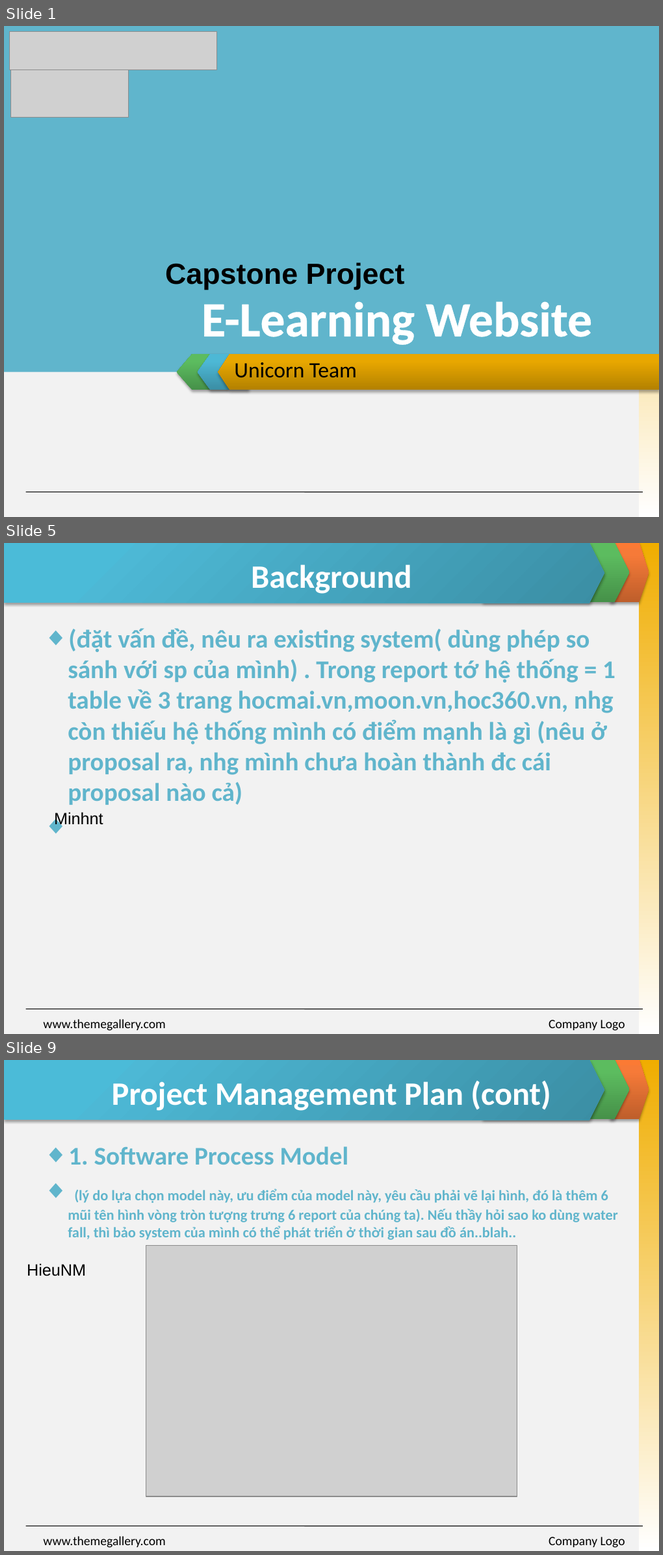
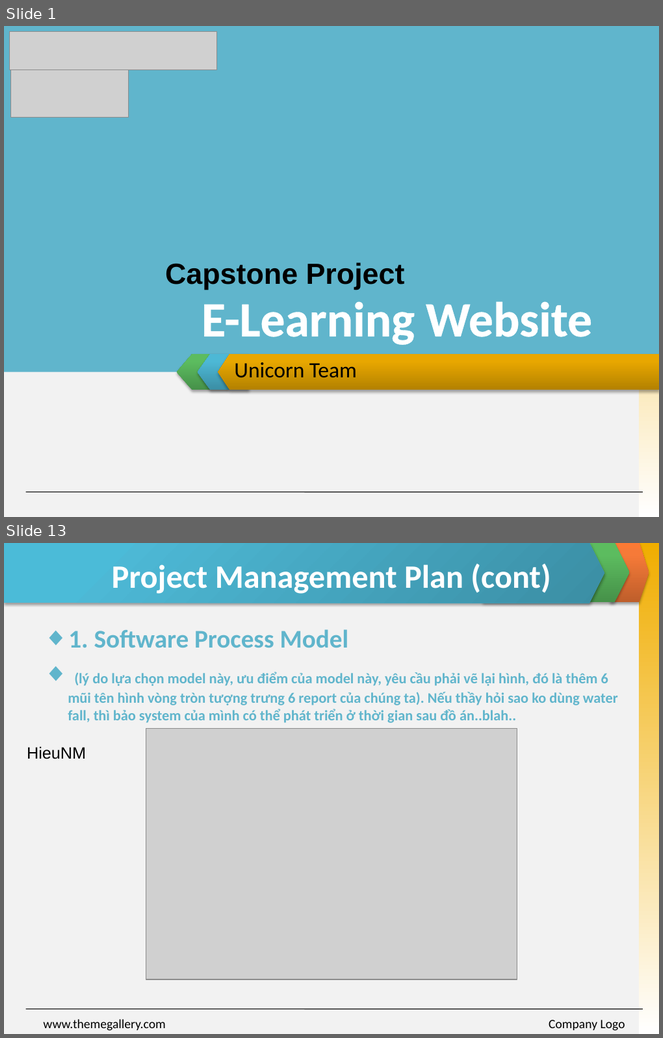
Before and after one commit to skyview059/e-learning-website, a slide deck: Document/Final report/Slide Present E-Learning.pptx. Shown one above the other, each under a label of ours: slides 1, 5 and 9 before the commit, slides 1 and 13 after it; the slides between them are not shown. The pictures are 663x1555 and 663x1038 pixels, drawn with LibreOffice and Linux fonts; fonts in the diff are those of the drawing; grey boxes stand for pictures. Boxes give left, top, right and bottom in pixels: in the first picture for what was removed or moved away, otherwise in the second. Text is boxed around its words. In the diff, an @@ line names an element or a change of style, - is before the commit and + after.

```diff
--- a/Document/Final report/Slide Present E-Learning.pptx
+++ b/Document/Final report/Slide Present E-Learning.pptx
@@ slide 5 removed at (4, 543, 659, 1034), background #F2F2F2; not listed: 5 template elements that a slide beside it also shows @@
@@ title removed at (251, 564, 412, 594) @@
-Background
@@ text removed at (68, 628, 616, 805) @@
-◆ (đặt vấn đề, nêu ra existing system( dùng phép so sánh với sp của mình) . Trong report tớ hệ thống = 1 table về 3 trang hocmai.vn,moon.vn,hoc360.vn, nhg còn thiếu hệ thống mình có điểm mạnh là gì (nêu ở proposal ra, nhg mình chưa hoàn thành đc cái proposal nào cả)
@@ text removed at (54, 812, 103, 828) @@
-Minhnt
@@ text removed at (43, 1019, 165, 1031) @@
-www.themegallery.com
@@ text removed at (549, 1020, 625, 1031) @@
-Company Logo
@@ what was slide 9 is now slide 13 @@
```
Also in this commit, not shown: 4 slides changed, 7 slides added, 2 other slides removed.
